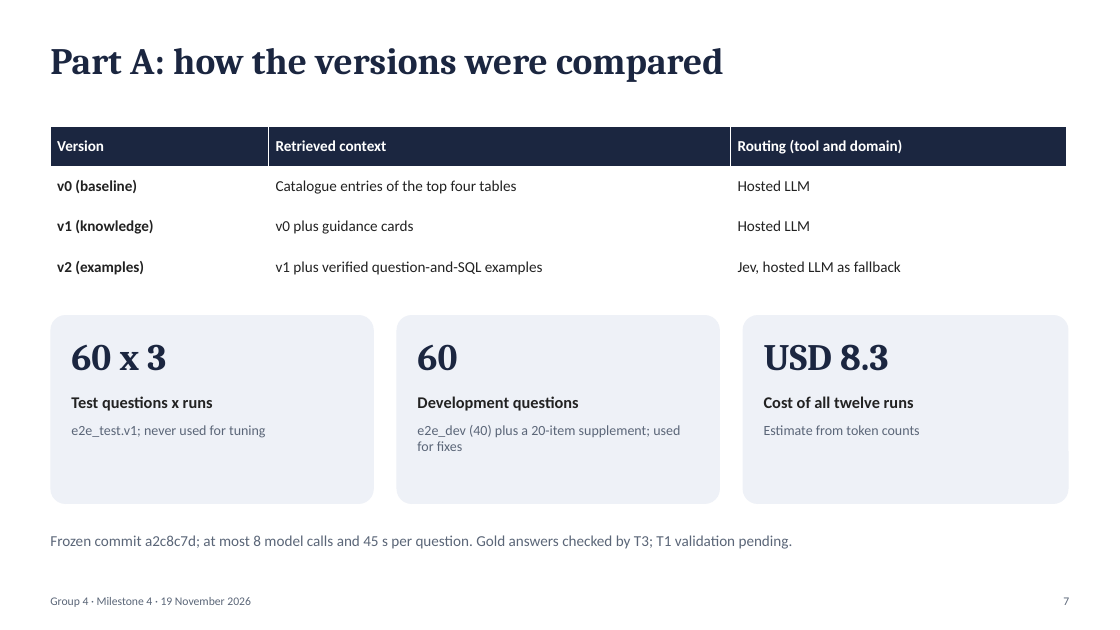
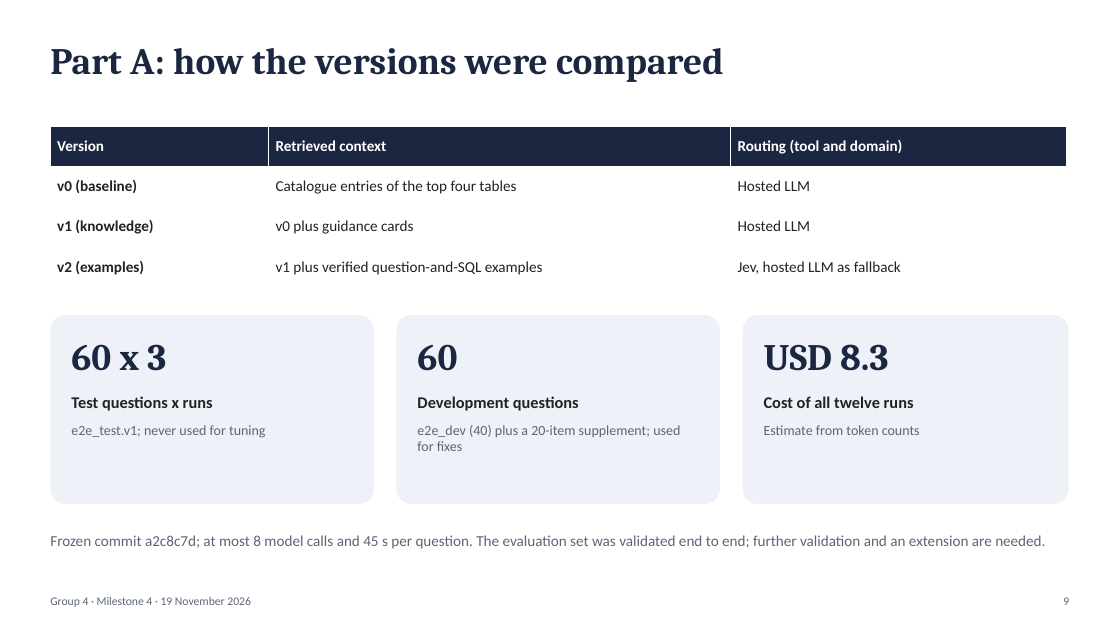
Before and after one commit to sathyaIITM/Group-4-DS-and-AI-Lab-Project, a slide deck: slide 9 of docs/milestones/Milestone4_TA_Presentation.pptx (slide 7 before the commit). Drawn at 1120x630 pixels with LibreOffice and Linux fonts; fonts in the diff are those of the drawing. Boxes give left, top, right and bottom in pixels: in the first picture for what was removed or moved away, otherwise in the second. Text is boxed around its words. In the diff, an @@ line names an element or a change of style, - is before the commit and + after.

Commit message:
DOCS: M4 deck, 23 slides: data and evaluation sets, agent architecture, sample outputs; evaluated LLM configuration and evaluation-set wording

```diff
--- a/docs/milestones/Milestone4_TA_Presentation.pptx
+++ b/docs/milestones/Milestone4_TA_Presentation.pptx
@@ text at (50,535,1045,549): text changed @@
-Frozen commit a2c8c7d; at most 8 model calls and 45 s per question. Gold answers checked by T3; T1 validation pending.
+Frozen commit a2c8c7d; at most 8 model calls and 45 s per question. The evaluation set was validated end to end; further validation and an extension are needed.
@@ text at (1063,597,1069,605): text changed @@
-7
+9
```
Also in this commit, not shown: 16 other slides changed, 3 slides added.
